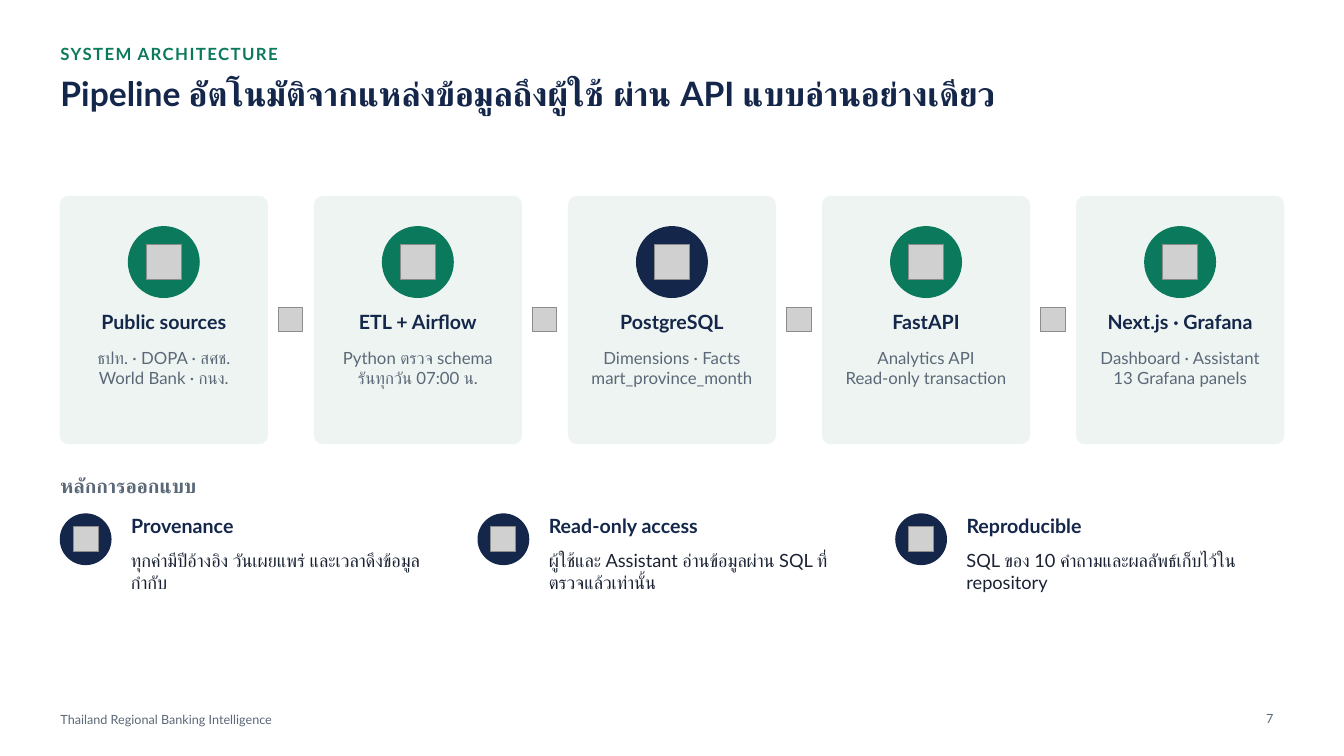
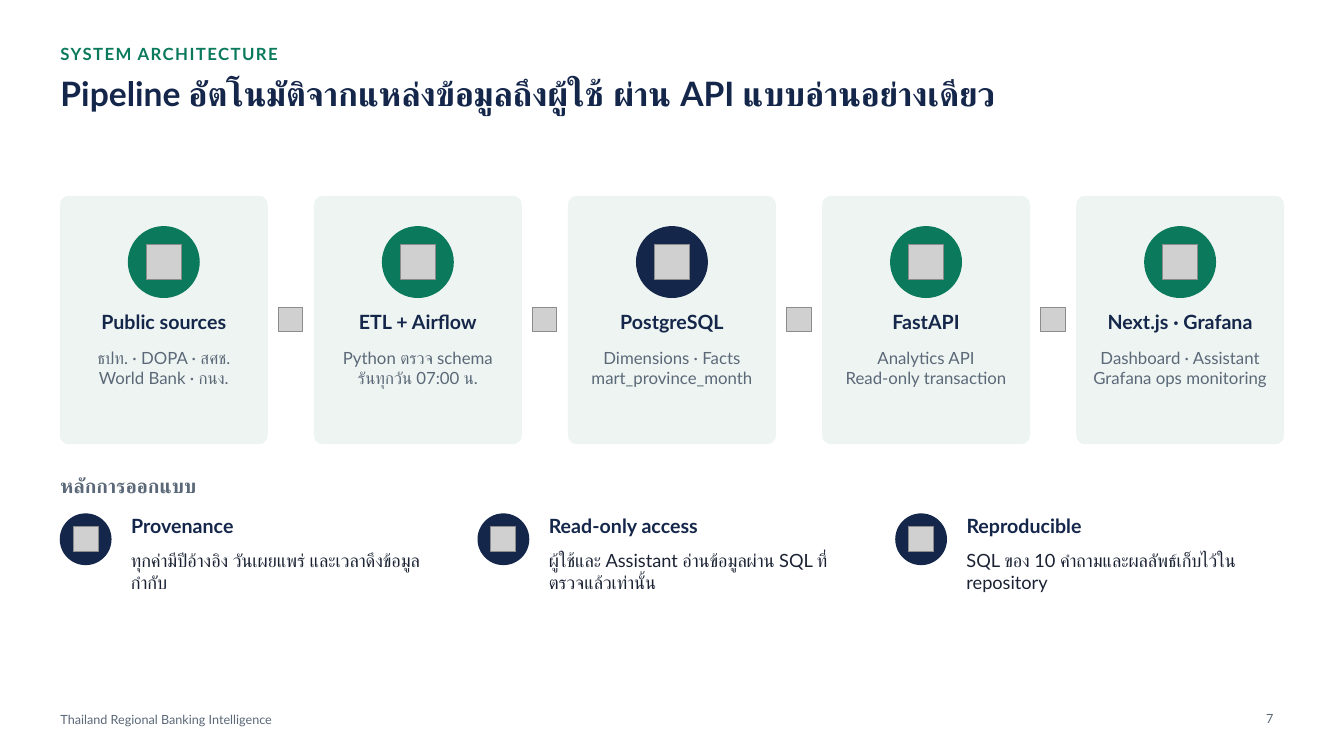
Before and after one commit to anupat2046/Bank-Project, a slide deck: slide 7 of output/presentation/Thailand-Regional-Banking-Intelligence.pptx. Drawn at 1344x756 pixels with LibreOffice and Linux fonts; fonts in the diff are those of the drawing; grey boxes stand for pictures. Boxes give left, top, right and bottom in pixels: in the first picture for what was removed or moved away, otherwise in the second. Text is boxed around its words. In the diff, an @@ line names an element or a change of style, - is before the commit and + after.

Commit message:
docs: update references for Grafana operations dashboards

```diff
--- a/output/presentation/Thailand-Regional-Banking-Intelligence.pptx
+++ b/output/presentation/Thailand-Regional-Banking-Intelligence.pptx
@@ text at (x1=1093, y1=372, x2=1266, y2=387): text changed @@
-13 Grafana panels
+Grafana ops monitoring
```
Also in this commit, not shown: 11 other files.
